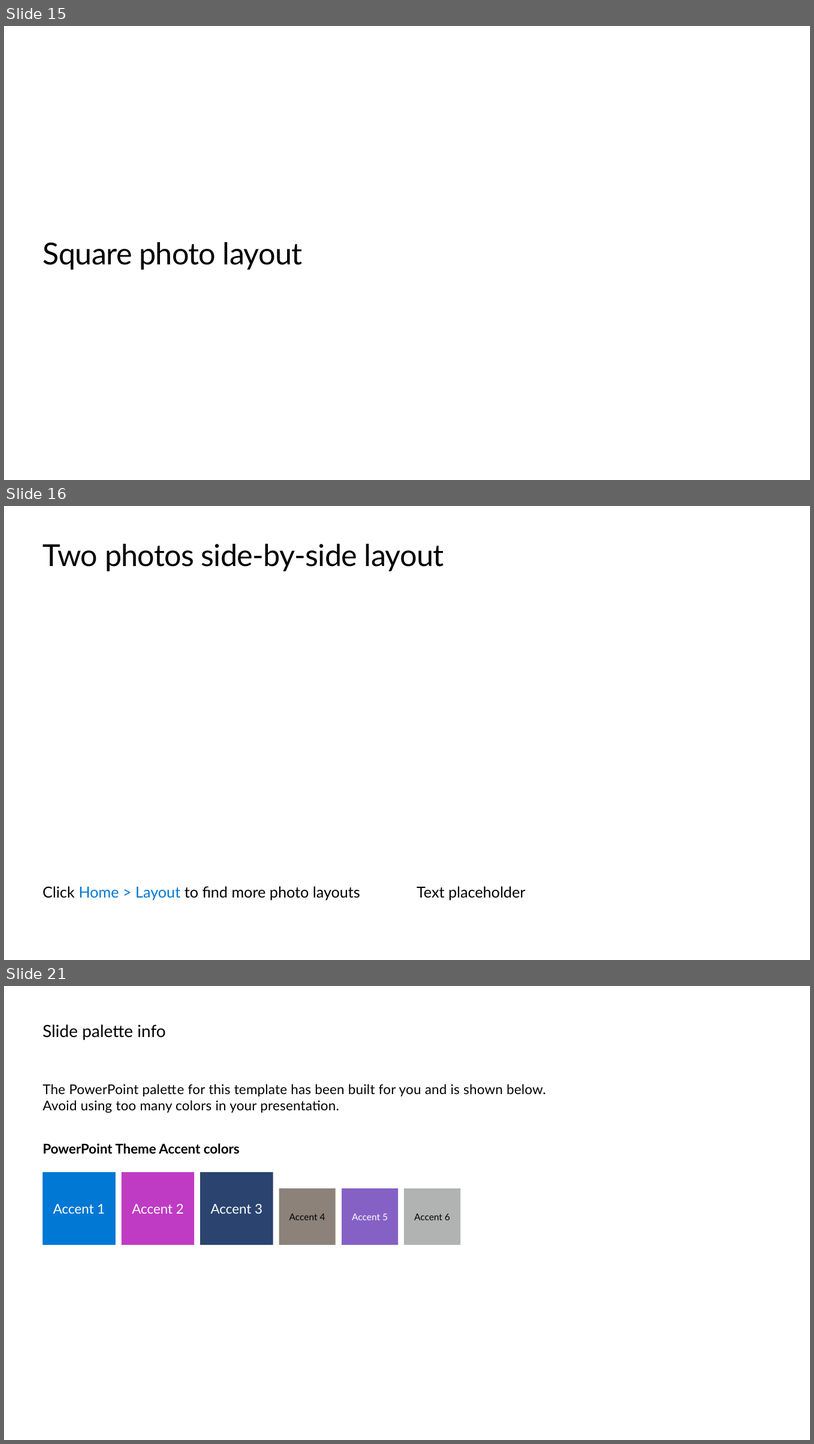
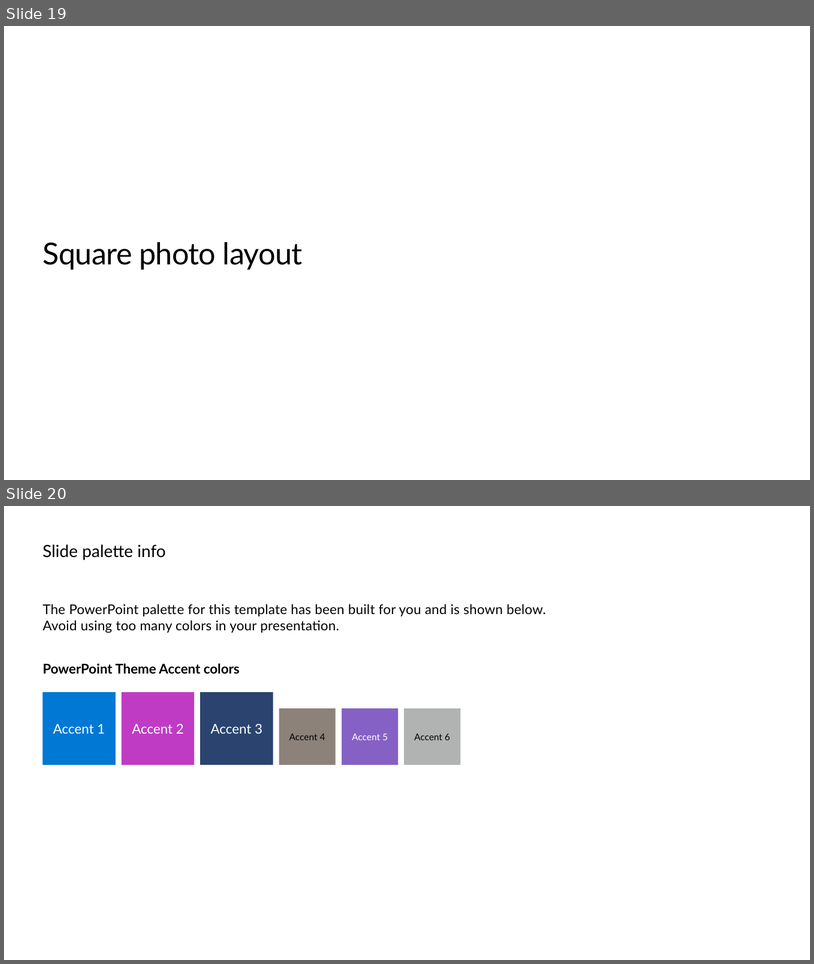
Before and after one commit to microsoft/ignite26-BRK300-building-agentic-retrieval-from-diy-to-foundry-iq, a slide deck: IgniteBRK300-WorkingDeck.pptx. Shown one above the other, each under a label of ours: slides 15, 16 and 21 before the commit, slides 19 and 20 after it; the slides between them are not shown. The pictures are 814x1444 and 814x964 pixels, drawn with LibreOffice and Linux fonts; fonts in the diff are those of the drawing; background and template pictures are left out. Boxes give left, top, right and bottom in pixels: in the first picture for what was removed or moved away, otherwise in the second. Text is boxed around its words. In the diff, an @@ line names an element or a change of style, - is before the commit and + after.

```diff
--- a/IgniteBRK300-WorkingDeck.pptx
+++ b/IgniteBRK300-WorkingDeck.pptx
@@ slide 16 removed at (x1=4, y1=506, x2=810, y2=960), background #FFFFFF @@
@@ title removed at (x1=43, y1=544, x2=444, y2=571) @@
-Two photos side-by-side layout
@@ text removed at (x1=42, y1=886, x2=360, y2=900) @@
-Click Home > Layout to find more photo layouts
@@ text removed at (x1=417, y1=886, x2=526, y2=900) @@
-Text placeholder
@@ what was slide 15 is now slide 19 @@
@@ what was slide 21 is now slide 20 @@
```
Also in this commit, not shown: 2 slides changed, 7 slides added, 7 other slides removed, 10 other files.
